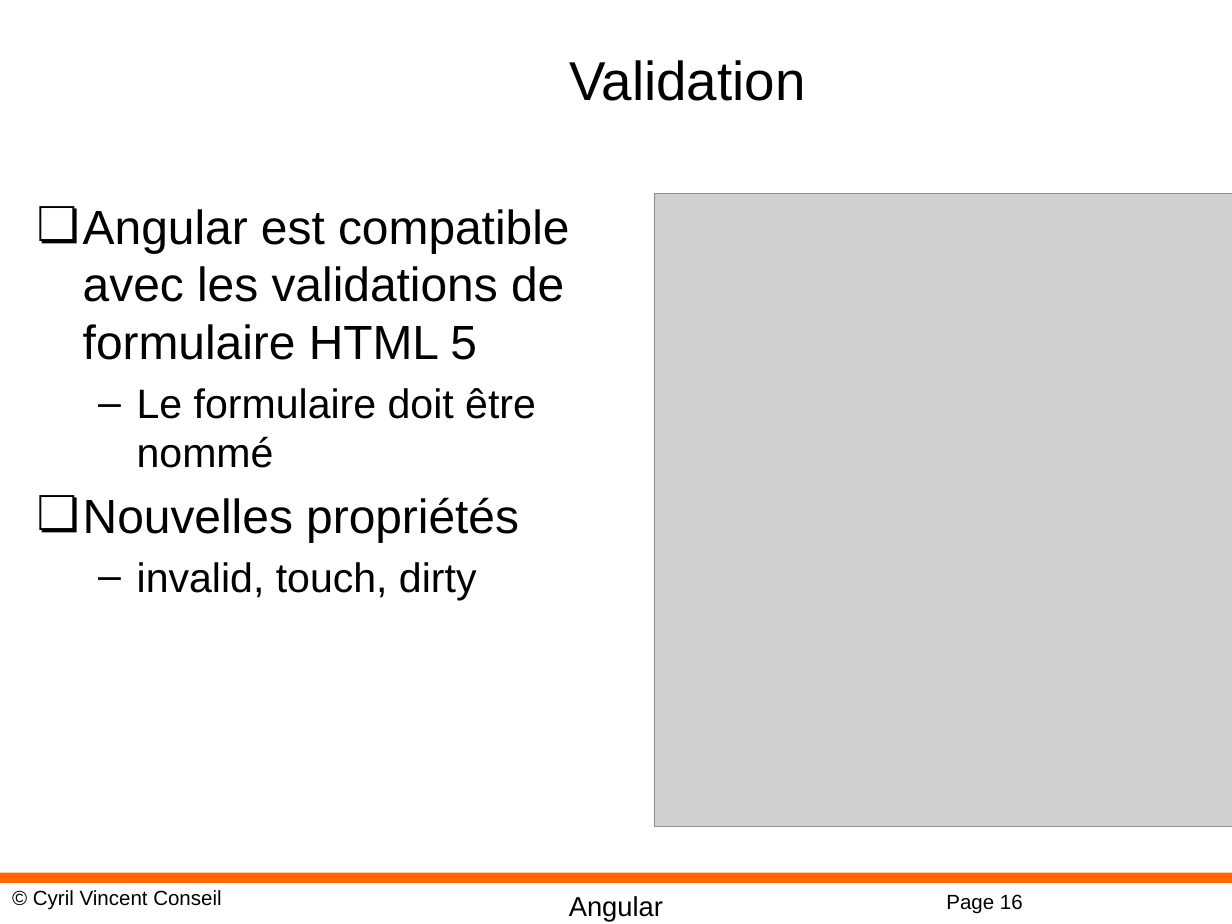
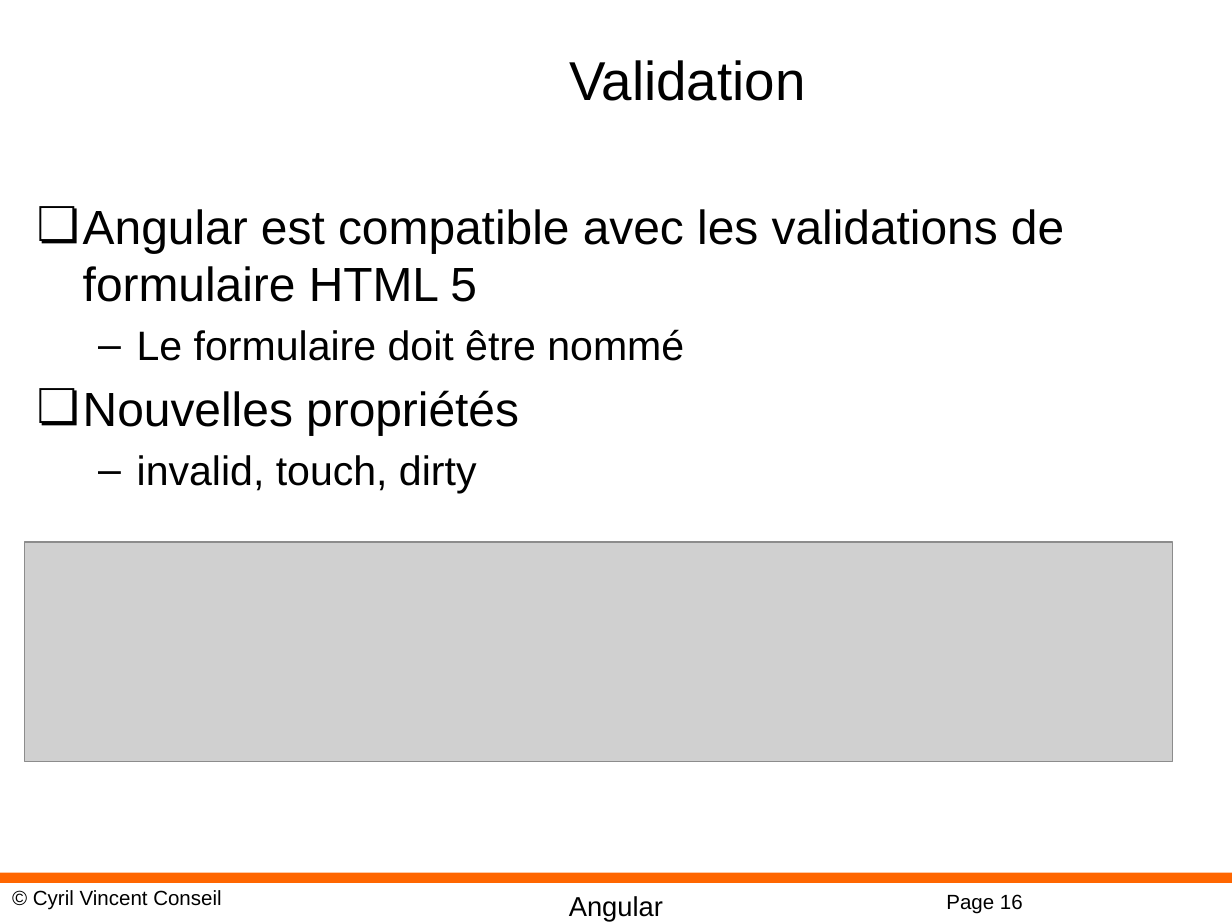
Before and after one commit to cyrilvincent/angular, a slide deck: slide 16 of PPT/Angular06-Binding.pptx. Drawn at 1232x924 pixels with LibreOffice and Linux fonts; fonts in the diff are those of the drawing; grey boxes stand for pictures; background and template pictures are left out. Boxes give left, top, right and bottom in pixels: in the first picture for what was removed or moved away, otherwise in the second. Text is boxed around its words. In the diff, an @@ line names an element or a change of style, - is before the commit and + after.

```diff
--- a/PPT/Angular06-Binding.pptx
+++ b/PPT/Angular06-Binding.pptx
@@ text "Angular est compatible avec les ..." rewrapped from (83,209,569,600) to (83,209,1064,493) @@
@@ picture removed at (654,193,1232,827) @@
@@ picture added at (25,542,1173,761) @@
```
Also in this commit, not shown: 47 other files.
